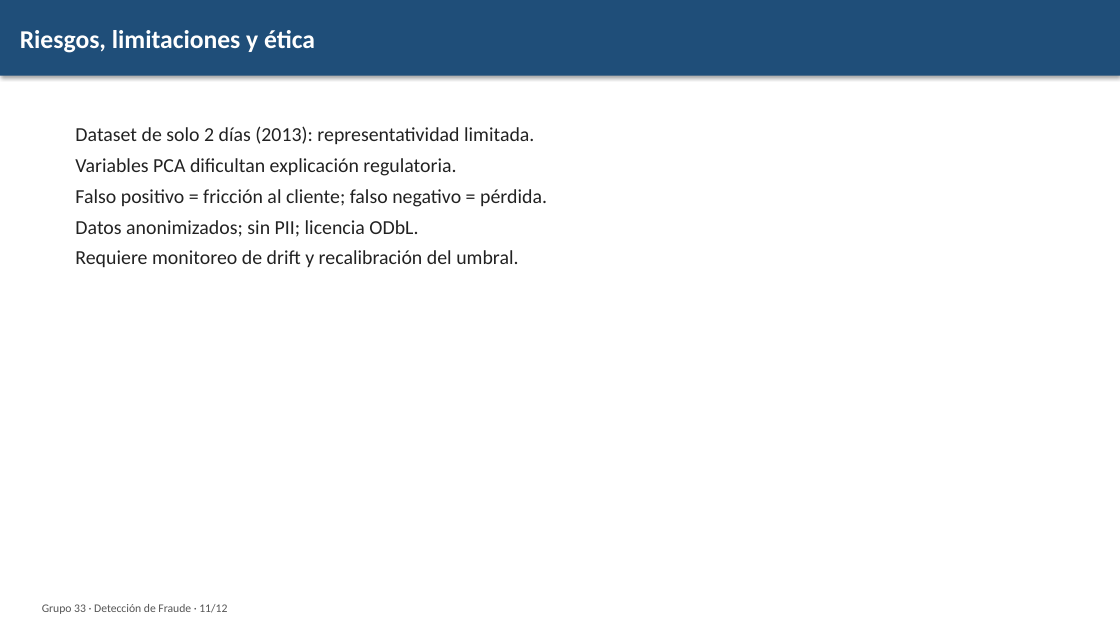
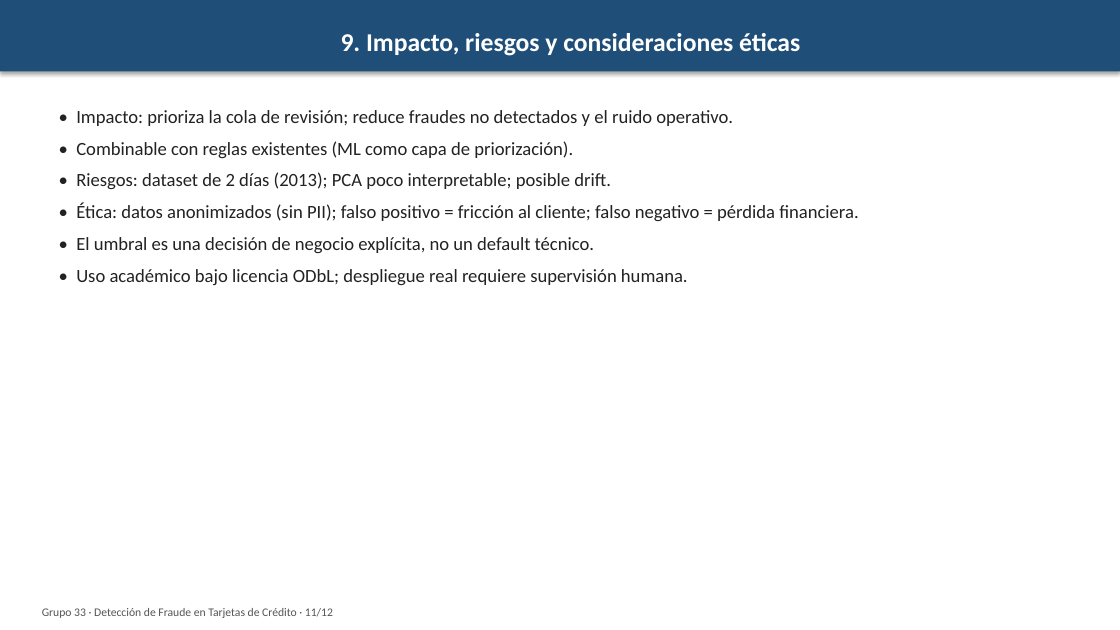
Before and after one commit to SolKidonakis/TP_Final_DataScience, a slide deck: slide 11 of reports/Presentacion_Final_Grupo33.pptx. Drawn at 1120x630 pixels with LibreOffice and Linux fonts; fonts in the diff are those of the drawing. Boxes give left, top, right and bottom in pixels: in the first picture for what was removed or moved away, otherwise in the second. Text is boxed around its words. In the diff, an @@ line names an element or a change of style, - is before the commit and + after.

```diff
--- a/reports/Presentacion_Final_Grupo33.pptx
+++ b/reports/Presentacion_Final_Grupo33.pptx
@@ rectangle "9. Impacto, riesgos y consideraciones ...": place and size @@
-rectangle "9. Impacto, riesgos y consideraciones ..." at <box>0,0,1120,76</box>
+rectangle "9. Impacto, riesgos y consideraciones ..." at <box>0,0,1120,71</box>
@@ text in rectangle at <box>341,33,800,56</box>: text changed @@
-Riesgos, limitaciones y ética
+9. Impacto, riesgos y consideraciones éticas
@@ text at <box>76,110,858,285</box>: text changed; size 17 to 16 pt @@
-Dataset de solo 2 días (2013): representatividad limitada.
-Variables PCA dificultan explicación regulatoria.
-Falso positivo = fricción al cliente; falso negativo = pérdida.
-Datos anonimizados; sin PII; licencia ODbL.
-Requiere monitoreo de drift y recalibración del umbral.
+• Impacto: prioriza la cola de revisión; reduce fraudes no detectados y el ruido operativo.
+• Combinable con reglas existentes (ML como capa de priorización).
+• Riesgos: dataset de 2 días (2013); PCA poco interpretable; posible drift.
+• Ética: datos anonimizados (sin PII); falso positivo = fricción al cliente; falso negativo = pérdida financiera.
+• El umbral es una decisión de negocio explícita, no un default técnico.
+• Uso académico bajo licencia ODbL; despliegue real requiere supervisión humana.
@@ text at <box>42,608,333,618</box>: text changed @@
-Grupo 33 · Detección de Fraude · 11/12
+Grupo 33 · Detección de Fraude en Tarjetas de Crédito · 11/12
```
Also in this commit, not shown: 8 other slides changed, 3 slides added, 3 slides removed, 17 other files.
